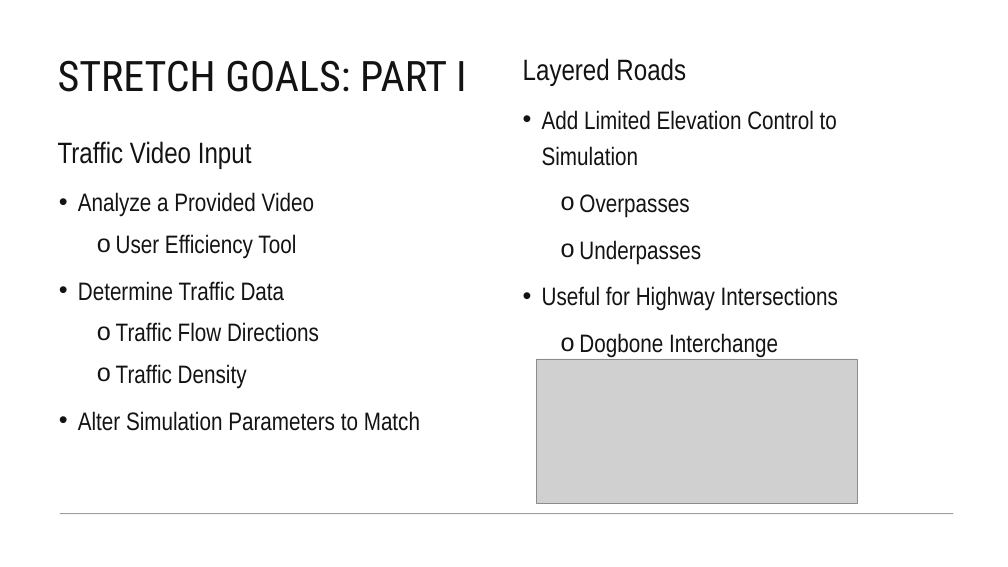
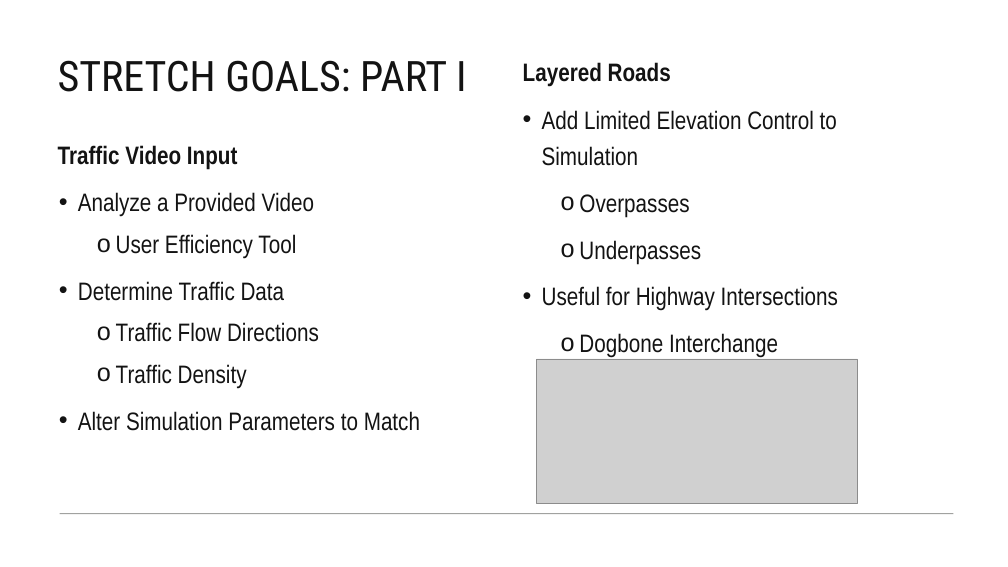
Before and after one commit to Team-Gala-JP/Team-Gala-JP, a slide deck: slide 9 of Traffic Sim.pptx. Drawn at 1008x567 pixels with LibreOffice and Linux fonts; fonts in the diff are those of the drawing; grey boxes stand for pictures. Boxes give left, top, right and bottom in pixels: in the first picture for what was removed or moved away, otherwise in the second. Text is boxed around its words. In the diff, an @@ line names an element or a change of style, - is before the commit and + after.

```diff
--- a/Traffic Sim.pptx
+++ b/Traffic Sim.pptx
@@ text "Layered Roads" at (523, 62, 671, 87): size 28 to 24 pt, bold on @@
@@ text "Traffic Video Input" at (58, 145, 237, 170): size 28 to 24 pt, bold on @@
```
Also in this commit, not shown: 1 other slide changed.
